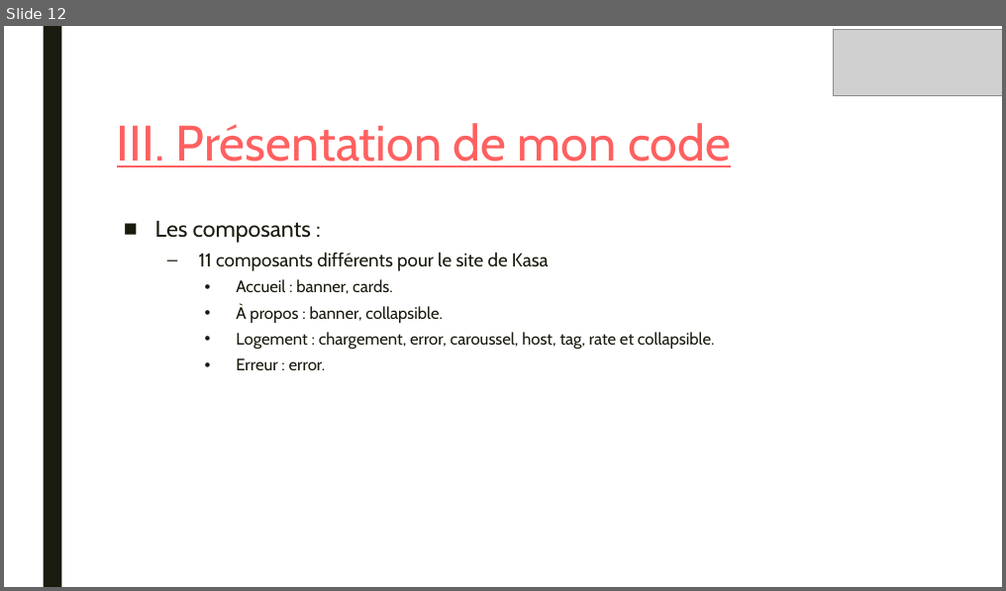
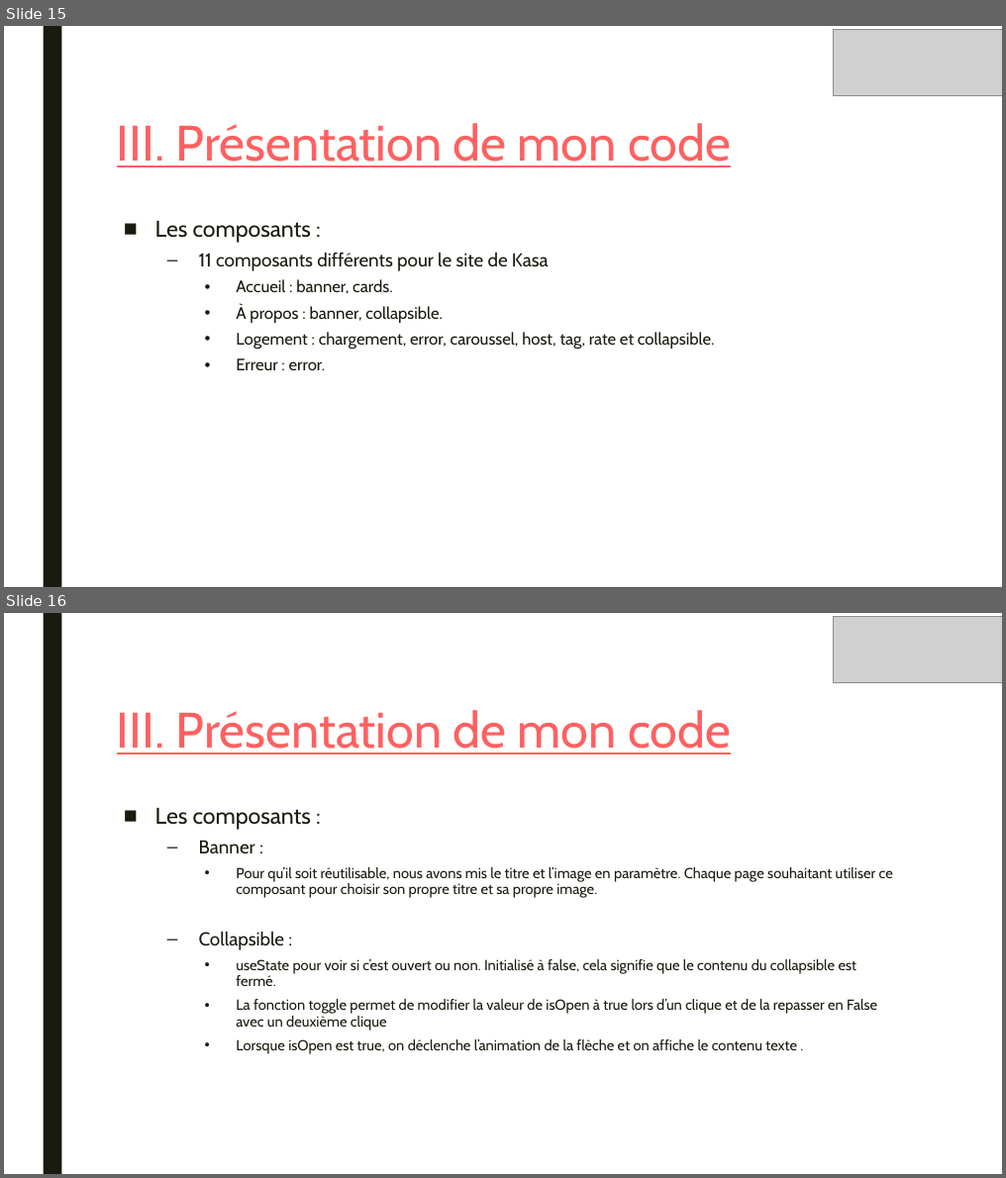
Before and after one commit to mathc28/Kasa, a slide deck: Soutenance/PrésentationP8.pptx. Shown one above the other, each under a label of ours: slide 12 before the commit, slides 15 and 16 after it. The pictures are 1006x591 and 1006x1178 pixels, drawn with LibreOffice and Linux fonts; fonts in the diff are those of the drawing; grey boxes stand for pictures. Boxes give left, top, right and bottom in pixels: in the first picture for what was removed or moved away, otherwise in the second. Text is boxed around its words. In the diff, an @@ line names an element or a change of style, - is before the commit and + after.

```diff
--- a/Soutenance/PrésentationP8.pptx
+++ b/Soutenance/PrésentationP8.pptx
@@ slide 16 added at (4, 613, 1002, 1174), background #FFFFFF; not listed: 1 template element that a slide beside it also shows @@
@@ picture added at (833, 617, 1002, 682) @@
@@ title added at (117, 710, 731, 755), 48 pt, text #FF6060, underline @@
+III. Présentation de mon code
@@ text added at (155, 808, 893, 1055), 14 pt, text #191B0E @@
+■ Les composants :
+  – Banner :
+    • Pour qu’il soit réutilisable, nous avons mis le titre et l’image en paramètre. Chaque page souhaitant utiliser ce composant pour choisir son propre titre et sa propre image.
+  – Collapsible :
+    • useState pour voir si c’est ouvert ou non. Initialisé à false, cela signifie que le contenu du collapsible est fermé.
+    • La fonction toggle permet de modifier la valeur de isOpen à true lors d’un clique et de la repasser en False avec un deuxième clique
+    • Lorsque isOpen est true, on déclenche l’animation de la flèche et on affiche le contenu texte .
@@ what was slide 12 is now slide 15 @@
```
Also in this commit, not shown: 1 slide changed, 5 other slides added, 12 other files.
